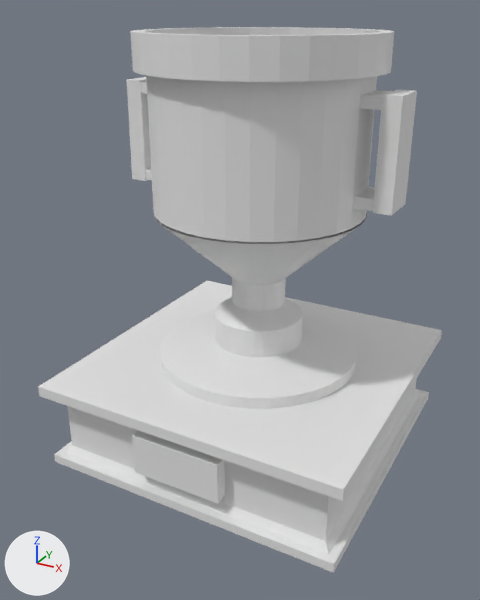
What one commit did to the Blender file podio-y-trofeo.blend.
Rendered twice from a 50 mm camera at (2.51, -4.91, 0.3) aimed at (-0.07, -0.23, -2.04). Arrows for +X, +Y and +Z are at lower left; the lights stay in place. The older version comes first.

The scene before the commit, as lines of its bpy script (objects in view):
```python
me_cilindro_001 = bpy.data.meshes.new('Cilindro.001')
me_cilindro_001.from_pydata(...)  # 826 vertices, 671 faces, 128 loose edges; spans x -1.2..1.19, y -1.0..1.0, z -2.7..0.14
me_cubo = bpy.data.meshes.new('Cubo')
me_cubo.from_pydata(...)  # 32 vertices, 30 faces; spans x -1.4..1.38, y -1.41..1.38, z -3.49..-2.69
me_cubo_001 = bpy.data.meshes.new('Cubo.001')
me_cubo_001.from_pydata(...)  # a box spanning x -1.0..1.0, y -1.0..1.0, z -1.0..1.0
ob_cilindro = bpy.data.objects.new('Cilindro', me_cilindro_001)
ob_cilindro.location = (0.0, 0.0, 0.0)
ob_cubo = bpy.data.objects.new('Cubo', me_cubo)
ob_cubo.location = (0.0, 0.0, 0.0)
ob_cubo_001 = bpy.data.objects.new('Cubo.001', me_cubo_001)
ob_cubo_001.location = (-0.046, -1.302, -3.082)
ob_cubo_001.scale = (0.404, -0.0598, 0.184)
```
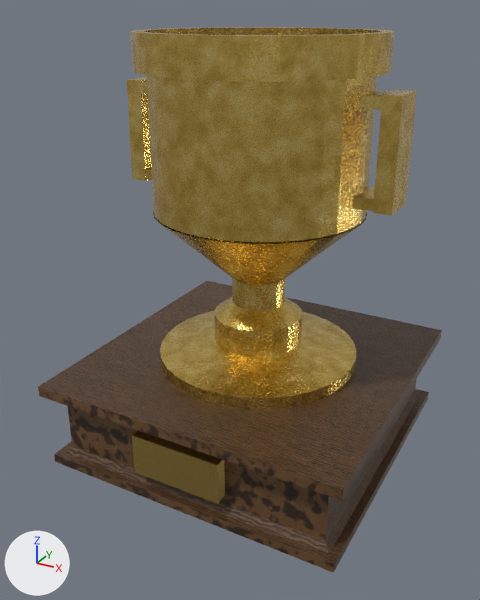
Changed parts and their boxes (x1, y1, x2, y2) in the pictures (480 x 600 px):
'Cilindro', recoloured (white to yellow): (126, 27, 417, 409) in both
'Cubo', recoloured (white to brown): (38, 281, 442, 573) in both
'Cubo.001', recoloured (white to brown): (132, 430, 225, 504) in both

The change, as a list of edits to the scene's bpy script:
```text
Add mat_goldplate:
    mat_goldplate = bpy.data.materials.new('GoldPlate')
    # nodes: BsdfPrincipled, Bump, Mapping, MixRGB, OutputMaterial, TexCoord, TexNoise, TexWave, ValToRGB
    # colours: yellow #cbad59, yellow #f9dd89, brown #a08650, white #ffffff
Add mat_darkwood:
    mat_darkwood = bpy.data.materials.new('DarkWood')
    # nodes: BsdfPrincipled, Bump, MapRange, Mapping, MixRGB, OutputMaterial, TexCoord, TexNoise, TexWave, ValToRGB
    # colours: brown #382719, brown #553c27, brown #6f5030, light grey #dadada, white #ffffff, grey #aaa6a0
Add mat_gold:
    mat_gold = bpy.data.materials.new('Gold')
    # nodes: BsdfPrincipled, Bump, MapRange, Mapping, MixRGB, OutputMaterial, TexCoord, TexNoise, TexWave, ValToRGB
    # colours: yellow #dab859, yellow #f1ce6f, yellow #ffe590, yellow #a08950, white #ffffff
Change me_cilindro_001:
    where me_cilindro_001.from_pydata(...)  # 826 vertices, 671 faces, 128 loose edges; spans x -1.2..1.19, y -1.0..1.0, z -2.7..0.14
    add me_cilindro_001.materials.append(mat_gold)
Change me_cubo:
    where me_cubo.from_pydata(...)  # 32 vertices, 30 faces; spans x -1.4..1.38, y -1.41..1.38, z -3.49..-2.69
    add me_cubo.materials.append(mat_darkwood)
Change me_cubo_001:
    where me_cubo_001.from_pydata(...)  # 8 vertices, 6 faces; spans x -1.0..1.0, y -1.0..1.0, z -1.0..1.0
    add me_cubo_001.materials.append(mat_goldplate)
```
